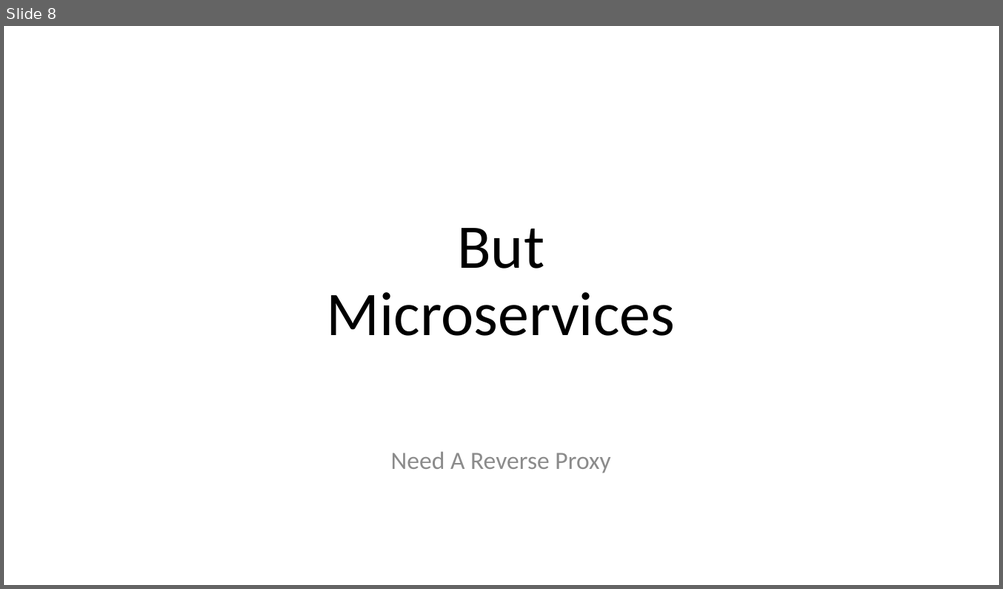
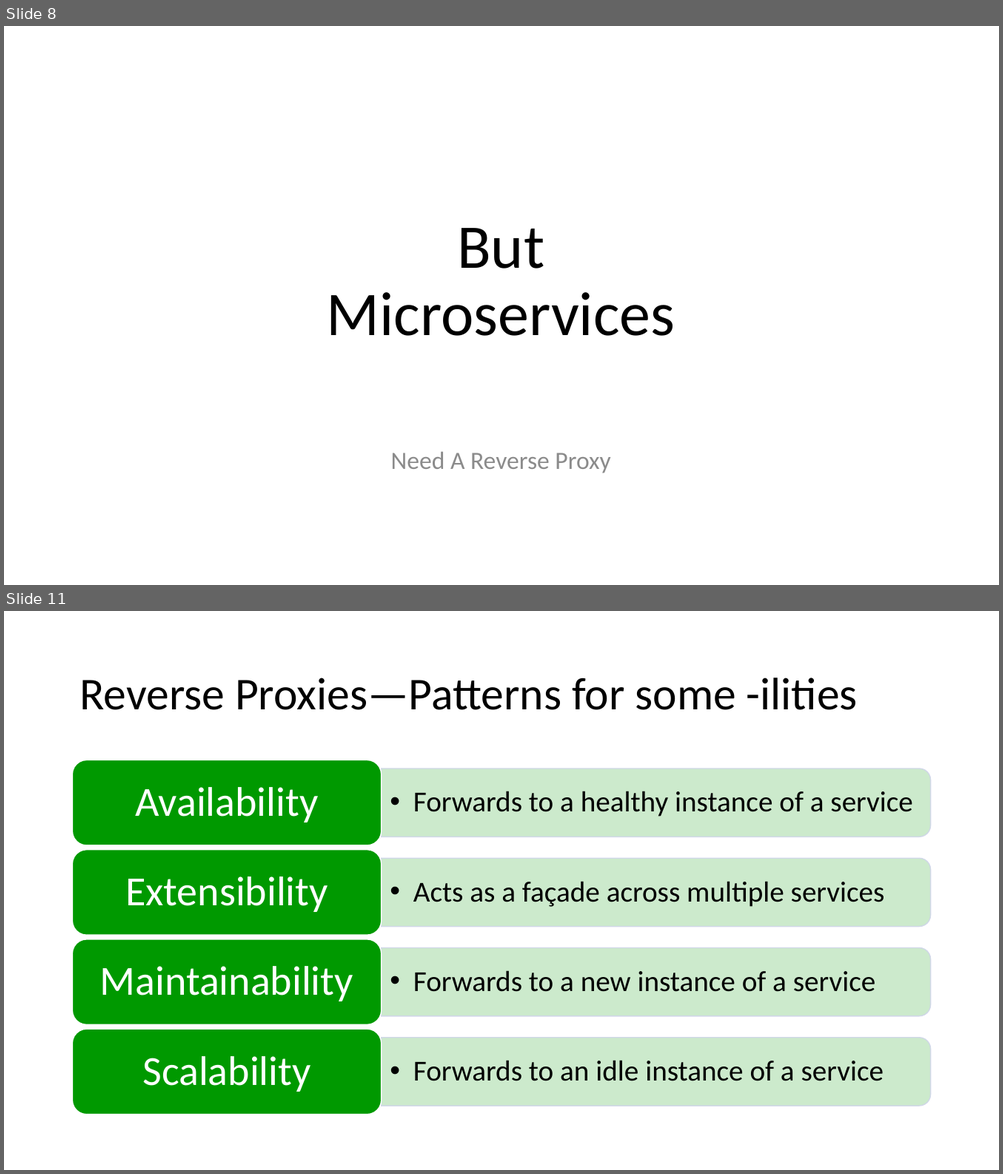
Before and after one commit to abhishekmansukhani/TriDis-NginxOverview, a slide deck: presentation/presentation.pptx. Shown one above the other, each under a label of ours: slide 8 before the commit, slides 8 and 11 after it; the slides between them are not shown. The pictures are 1003x589 and 1003x1174 pixels, drawn with LibreOffice and Linux fonts; fonts in the diff are those of the drawing. Boxes give left, top, right and bottom in pixels: in the first picture for what was removed or moved away, otherwise in the second. Text is boxed around its words. In the diff, an @@ line names an element or a change of style, - is before the commit and + after.

```diff
--- a/presentation/presentation.pptx
+++ b/presentation/presentation.pptx
@@ slide 11 added at (4,611,999,1170), background #FFFFFF @@
@@ title added at (79,678,857,710), 44 pt, text #000000 @@
+Reverse Proxies—Patterns for some -ilities
@@ group added at (73,760,930,1116): 8 texts, 4 round same rects, 4 rounded rectangles @@
+  •• Forwards to a healthy instance of a service
+Availability
+  •• Acts as a façade across multiple services
+Extensibility
+  •• Forwards to a new instance of a service
+Maintainability
+  •• Forwards to an idle instance of a service
+Scalability
```
Also in this commit, not shown: 4 slides changed, 4 other slides added, 12 other files.
